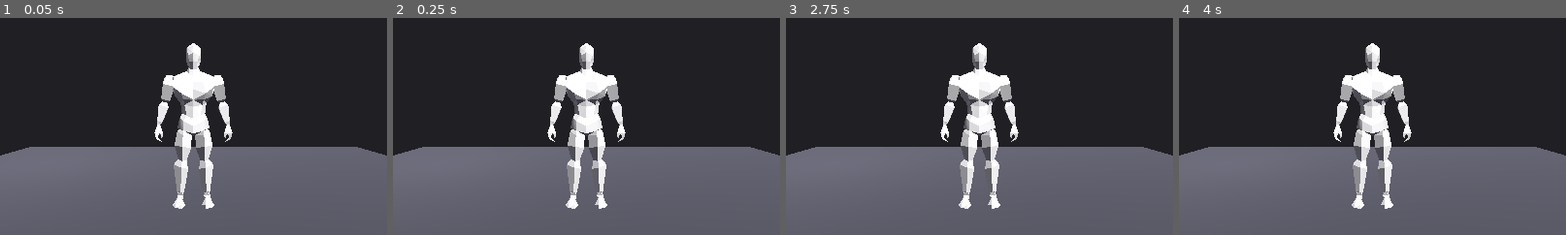
Above: before the commit, frames 1-4 (left to right).
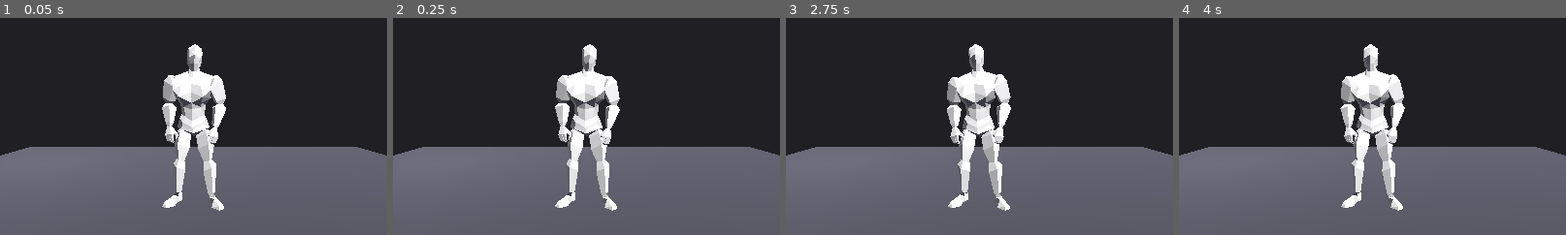
Above: after the commit, the same moments.

Repository: alexnox744-afk/gib-stand
Game: Godot game, scene res://scenes/TestStand.tscn
Same seed, same stepped clock (60 frames per second), same inputs: the game is played once before the commit and once after it.
Inputs:
- Up to frame 1 (0.05 s): no input
- Up to frame 2 (0.25 s): no input
- Up to frame 3 (2.75 s): click "Spawn New [R]" at 0.5 s; click "Spawn New [R]" at 1.25 s; click "Fist" at 2 s
- Up to frame 4 (4 s): click "Pistol" at 2.75 s; click "Shotgun" at 3.5 s
The pictures show only the part of the screen within x 25-75%, y 8-57%; the shares and areas given below are measured in that part.

The runs differ from the first frame. In frame 1, 4.6% of the frame differs, in the area x 39-61%, y 11-89%; in frame 2, 4.7%; in frame 3, 5.1%; in frame 4, 4.7%.

Commit message:
Play zombie idle animation; stop it for ragdoll
Enemy now finds the AnimationPlayer inside the Zombie model and loops its
idle clip on spawn and after reset, so the zombie breathes instead of
standing in T-pose. On death (_do_ragdoll_fall) the player is stopped
first, so the animation and PhysicalBoneSimulator don't fight over the
skeleton pose.

Co-Authored-By: Claude Opus 4.8 <noreply@anthropic.com>
Claude-Session: https://claude.ai/code/session_013JB6hRmxKWCMDvgayNmaPP

Diff:
--- a/scripts/Enemy.gd
+++ b/scripts/Enemy.gd
@@ -25,6 +25,7 @@
 var _skeleton: Skeleton3D
 var _simulator: PhysicalBoneSimulator3D
 var _limb_hider: LimbHider
+var _anim_player: AnimationPlayer
 
 const ZONE_TO_BONE := {
 	"head":        "mixamorig_Head",
@@ -91,6 +92,8 @@
 		_skeleton.add_child(_limb_hider)
 	# Материал не трогаем — у зомби из Mixamo своя текстура (раньше бежевый
 	# skin_mat нужен был для безтекстурного Male.obj).
+	_anim_player = _find_animation_player(_glb_root)
+	_play_idle()
 
 func _collect_hitboxes_from_model() -> void:
 	if _glb_root == null:
@@ -173,6 +176,28 @@
 			return found
 	return null
 
+func _find_animation_player(node: Node) -> AnimationPlayer:
+	if node is AnimationPlayer:
+		return node as AnimationPlayer
+	for child in node.get_children():
+		var found := _find_animation_player(child)
+		if found != null:
+			return found
+	return null
+
+# Запускаем простой/первый клип (idle из ZombieIdle.glb), зацикленный.
+func _play_idle() -> void:
+	if _anim_player == null:
+		return
+	var list := _anim_player.get_animation_list()
+	if list.is_empty():
+		return
+	var clip: String = list[0]
+	var anim := _anim_player.get_animation(clip)
+	if anim != null:
+		anim.loop_mode = Animation.LOOP_LINEAR
+	_anim_player.play(clip)
+
 func _apply_material_recursive(node: Node, mat: StandardMaterial3D) -> void:
 	if node is MeshInstance3D:
 		(node as MeshInstance3D).material_override = mat
@@ -382,6 +407,9 @@
 func _do_ragdoll_fall() -> void:
 	if _simulator == null:
 		return
+	# Глушим анимацию — иначе она и физика дерутся за позу скелета.
+	if _anim_player != null:
+		_anim_player.stop()
 	_simulator.physical_bones_start_simulation()
 
 # Утяжеляем кости регдола: в сцене масса не задана (дефолт 1 — «пушинка»).
@@ -445,6 +473,9 @@
 	visible = true
 	is_ragdoll = false
 
+	# Новый враг снова «дышит» idle-анимацией.
+	_play_idle()
+
 	health.reset()
 	reset_done.emit()
 
